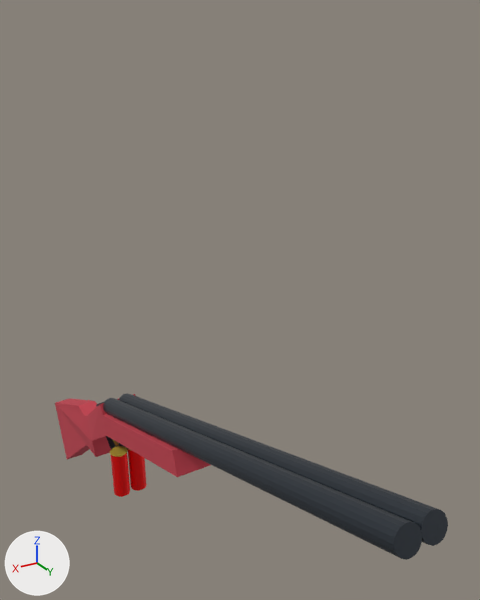
An edit to the OBJ model data/weapon-shotgun/double-barreled-shotgun0006.obj, drawn before and after from the same camera.
The view is the same before and after, from a 50 mm lens placed at (1.05, 2.54, 2.22), pointed at (-0.45, 0.05, 0.97). Lighting does not change. The marker at lower left points along +X, +Y and +Z. Where no turn or scale is listed for an object, it has been applied to the vertices.

Script lines for the objects in view, before the commit:
```python
me_leftbarrel = bpy.data.meshes.new('leftBarrel')
me_leftbarrel.from_pydata(...)  # 36 vertices, 68 faces; spans x -0.09..0.0, y -0.52..1.68, z 0.2..1.07
me_leftbarrel.materials.append(mat_bluedsteel)  # dark blue #373e46
me_shellplastic = bpy.data.meshes.new('shellPlastic')
me_shellplastic.from_pydata(...)  # an 18-sided cylinder along z spanning x -0.09..0.0, y -0.462..-0.371, z -0.273..-0.004
me_shellplastic.materials.append(mat_redplastic)  # red #ff0000
me_shellplastic2 = bpy.data.meshes.new('shellPlastic2')
me_shellplastic2.from_pydata(...)  # an 18-sided cylinder along z spanning x 0.01..0.1, y -0.462..-0.371, z -0.273..-0.004
me_shellplastic2.materials.append(mat_redplastic)  # red #ff0000
me_shellrim2 = bpy.data.meshes.new('shellRim2')
me_shellrim2.from_pydata(...)  # 20 vertices, 18 faces; spans x 0.0063..0.1033, y -0.4648..-0.3679, z 0.0
me_shellrim2.materials.append(mat_brass)  # yellow #d5c34e
ob_leftbarrel = bpy.data.objects.new('leftBarrel', me_leftbarrel)
ob_leftbarrel.location = (0.0, 0.0, 0.0)
ob_shellplastic = bpy.data.objects.new('shellPlastic', me_shellplastic)
ob_shellplastic.location = (0.0, 0.0, 0.0)
ob_shellplastic2 = bpy.data.objects.new('shellPlastic2', me_shellplastic2)
ob_shellplastic2.location = (0.0, 0.0, 0.0)
ob_shellrim2 = bpy.data.objects.new('shellRim2', me_shellrim2)
ob_shellrim2.location = (0.0, 0.0, 0.0)
# also in view: 'rightBarrel' at (0.05, 0.58, 0.64); 'foreGrip' at (0.0, -0.02, 0.32); 'rearStock' at (0.0, -1.1, -0.27)
```
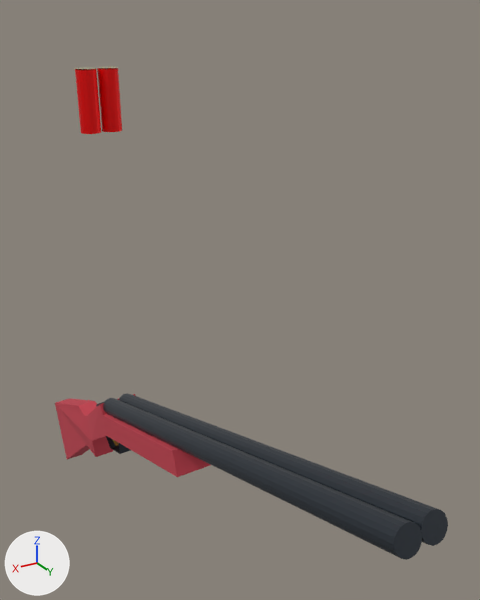
The newer file is also turned or shifted as a whole; pictures and numbers use the older file's frame.

Edits to the scene script, one JSON object a line:
```json
{"block": "me_shellplastic", "where": "me_shellplastic.from_pydata(...)  # 36 vertices, 68 faces; spans x -0.09..0.0, y -0.462..-0.371, z -0.273..-0.004"}
{"block": "me_shellplastic", "where": "# used by ob_shellplastic; location = (0.0, 0.0, 0.0)"}
{"block": "me_shellplastic", "change": "me_shellplastic part 1: the whole mesh is moved by (0.0, 0.0, 2.0)"}
{"block": "me_shellplastic2", "where": "me_shellplastic2.from_pydata(...)  # 36 vertices, 68 faces; spans x 0.01..0.1, y -0.462..-0.371, z -0.273..-0.004"}
{"block": "me_shellplastic2", "where": "# used by ob_shellplastic2; location = (0.0, 0.0, 0.0)"}
{"block": "me_shellplastic2", "change": "me_shellplastic2 part 2: the whole mesh is moved by (0.0, 0.0, 2.0)"}
{"block": "me_shellrim2", "where": "me_shellrim2.from_pydata(...)  # 20 vertices, 18 faces; spans x 0.0063..0.1033, y -0.4648..-0.3679, z 0.0"}
{"block": "me_shellrim2", "where": "# used by ob_shellrim2; location = (0.0, 0.0, 0.0)"}
{"block": "me_shellrim2", "change": "me_shellrim2 part 3: the whole mesh is moved by (0.0, 0.0, 2.0)"}
```

Where the change shows, as pixel boxes [x1, y1, x2, y2] in the pictures (480 x 600 px):
```json
{"object": "shellPlastic2", "change": "mesh moved", "before": [111, 453, 130, 497], "after": [75, 69, 101, 134]}
{"object": "shellPlastic", "change": "mesh moved", "before": [128, 449, 146, 491], "after": [97, 68, 122, 132]}
{"object": "shellRim2", "change": "mesh moved", "before": [110, 446, 128, 457], "after": [74, 67, 96, 69]}
```
